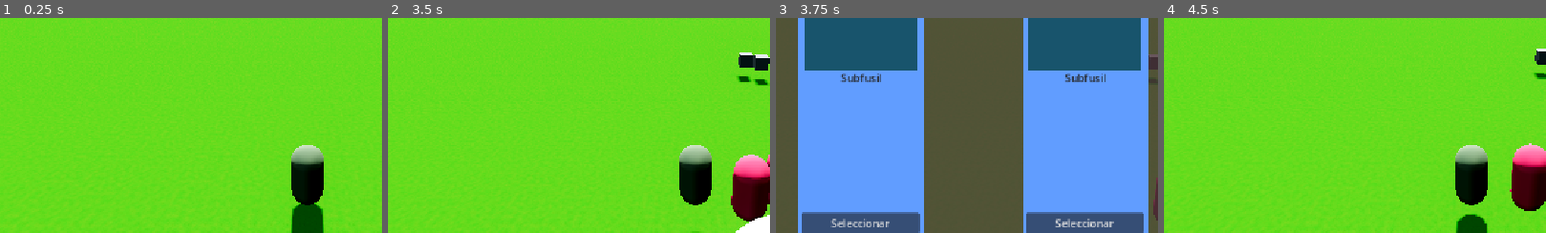
Above: before the commit, frames 1-4 (left to right).
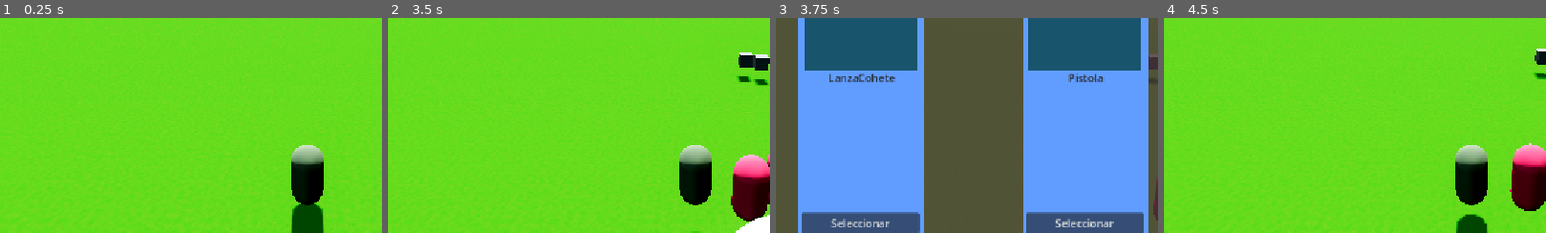
Above: after the commit, the same moments.

Repository: AdriR1ze/Megabonk
Game: Godot game, scene res://mundo.tscn
The game is run twice, just before and just after one commit, with the same random seed, the same clock (stepped at 60 frames per second) and the same inputs. The engine's default icon, where the game draws it, is replaced by a stand-in: a white triangle on a blue panel in a dark square.
Inputs:
- Up to frame 1 (0.25 s): no input
- Up to frame 2 (3.5 s): tap Enter (ui_accept) at 0.5, 0.77, 1.52, 3.02 s; hold Right (ui_right) 0.53-1.28 s; hold Down (ui_down) 1.28-2.03 s; hold Right (ui_right) 2.03-2.78 s; hold Up (ui_up) from 2.78 s (still down)
- Up to frame 3 (3.75 s): release Up (ui_up) at 3.53 s; hold Left (ui_left) from 3.53 s (still down)
- Up to frame 4 (4.5 s): tap Enter (ui_accept) at 3.77 s; release Left (ui_left) at 4.25 s; click "Seleccionar" at 4.25 s
The pictures show only the part of the screen within x 10-60%, y 33-83%; the shares and areas given below are measured in that part.

Frames 1-2 are identical in both runs. In frame 3, 0.7% of the frame differs, in the area x 14-87%, y 25-30%; in frame 4, nothing differs.
Error before the commit: Invalid access to property or key 'id' on a base object of type 'Area3D (LanzaCohete.gd)'. (res://WeaponManager.gd:26)

Commit message:
armas perfect

Diff:
--- a/WeaponManager.gd
+++ b/WeaponManager.gd
@@ -14,32 +14,31 @@
 #		upgrade_weapon()
 
 func add_weapon(Arma):
-
 	print("Entró a add_weapon")
 	print("Todas las armas son: ", ArmaDB.get_all_armas())
+	disponibles.clear()
+
 	for weapon in ArmaDB.get_all_armas():
-		if weapons:
-			for a in weapons:
+		var tiene = false
 
-				print("Revisando:", weapon.weapon_name)
-				push_error("HOLAl")
-				if a.id != weapon.id:
-					disponibles.append(weapon.id)
-		else:
+		for a in weapons:
+			if a.data.id == weapon.id:
+				tiene = true
+				break
+
+		if !tiene:
 			disponibles.append(weapon)
+	print("Disponibles:", disponibles.size())
 
+	var nueva
 
-	print("Disponibles:", disponibles.size())
-	print(disponibles, Arma)
-	if disponibles.is_empty():
-		print("No hay armas disponibles")
+	for ag in disponibles:
+		if ag == Arma:
+			nueva = Arma
+	if !nueva:
 		upgrade_weapon(Arma)
+		print("UPGRADEANDOOOOOOOO")
 		return
-	var nueva
-	for a in disponibles:
-		if a == Arma:
-			nueva = Arma
-
 	print("Arma elegida:", nueva.weapon_name)
 
 
@@ -59,9 +58,6 @@
 	instancia.position = Vector3.ZERO
 	print("Ahora el padre es:", instancia.get_parent())
 	print("---------------")
-	for hijo in instancia.get_children():
-		print(hijo)
-	print("Agregada al árbol")
 
 	weapons.append(instancia)
 
--- a/arma_db.gd
+++ b/arma_db.gd
@@ -24,9 +24,11 @@
 func get_all_armas_no_usadas() -> Array:
 	var armas_elegibles = []
 	for a in armas.values():
-		print(WeaponManager.disponibles)
 		if WeaponManager.disponibles.has(a):
-			armas_elegibles.append([a,0])
-		if WeaponManager.weapons.has(a):
-			armas_elegibles.append([a,1])
+			armas_elegibles.append([a, 0])
+		else:
+			for w in WeaponManager.weapons:
+				if w.data.id == a.id:
+					armas_elegibles.append([a, 1])
+					break
 	return armas_elegibles
--- a/arma_ui.gd
+++ b/arma_ui.gd
@@ -1,28 +1,25 @@
 extends VBoxContainer
+
 @onready var a1 = get_parent()
 @onready var a2 = a1.get_parent()
 @onready var abuelo = a2.get_parent()
 
 var arma
-func _ready() -> void:
-	pass
+
+func set_arma(nueva_arma):
+	arma = nueva_arma
+
+	$ColorRect2/ColorRect/ArmaTexture.texture = arma[0].texture_sprite
+	$ColorRect2/VBoxContainer/Arma.text = arma[0].weapon_name
+
+
 func _on_seleccionar_pressed() -> void:
 	abuelo.visible = false
+
 	if arma[1] == 0:
-		if WeaponManager.weapons.size() <= 3:
+		if WeaponManager.weapons.size() < WeaponManager.MAX_WEAPONS:
 			WeaponManager.add_weapon(arma[0])
-	elif arma[1] == 1:
+	else:
 		WeaponManager.upgrade_weapon(arma[0])
+
 	get_tree().paused = false
-
-
-
-func _on_visibility_changed() -> void:
-	if abuelo.visible == true:
-		var armas = ArmaDB.get_all_armas_no_usadas()
-		print("ARMA UI", armas)
-		arma = armas.pick_random()
-		print(arma)
-
-		$ColorRect2/ColorRect/ArmaTexture.texture = arma[0].texture_sprite
-		$ColorRect2/VBoxContainer/Arma.text = arma[0].weapon_name
--- a/menu_armas.gd
+++ b/menu_armas.gd
@@ -1,4 +1,10 @@
 extends Control
+
+@onready var cartas = [
+	$ColorRect/HBoxContainer/ArmaSelect,
+	$ColorRect/HBoxContainer/ArmaSelect2,
+	$ColorRect/HBoxContainer/ArmaSelect3
+]
 
 func _ready() -> void:
 	visible = false
@@ -7,3 +13,14 @@
 func _on_seleccionar_arma():
 	visible = true
 	get_tree().paused = true
+
+	var opciones = ArmaDB.get_all_armas_no_usadas()
+	opciones.shuffle()
+
+	for carta in cartas:
+		if opciones.is_empty():
+			carta.visible = false
+			continue
+
+		carta.visible = true
+		carta.set_arma(opciones.pop_front())
